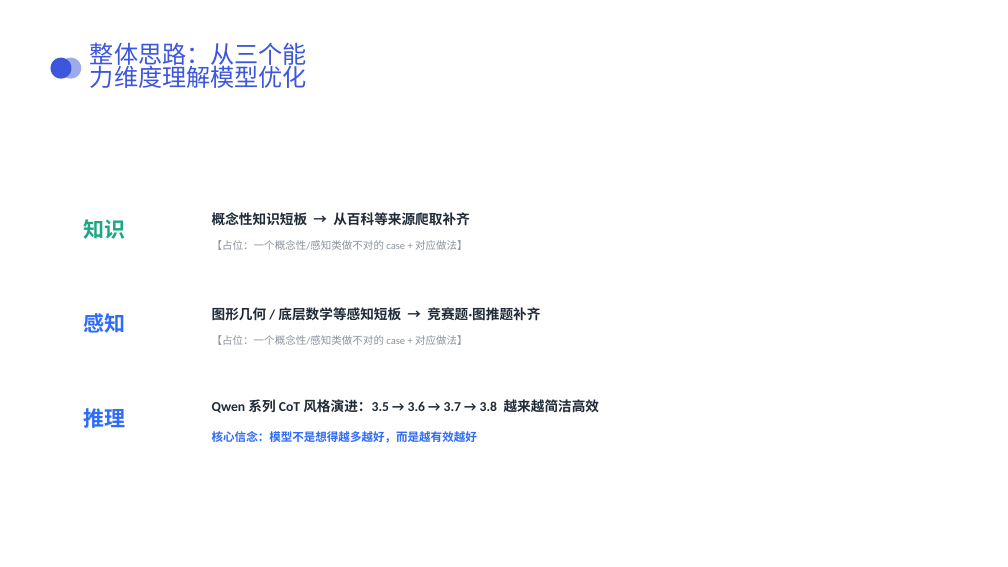
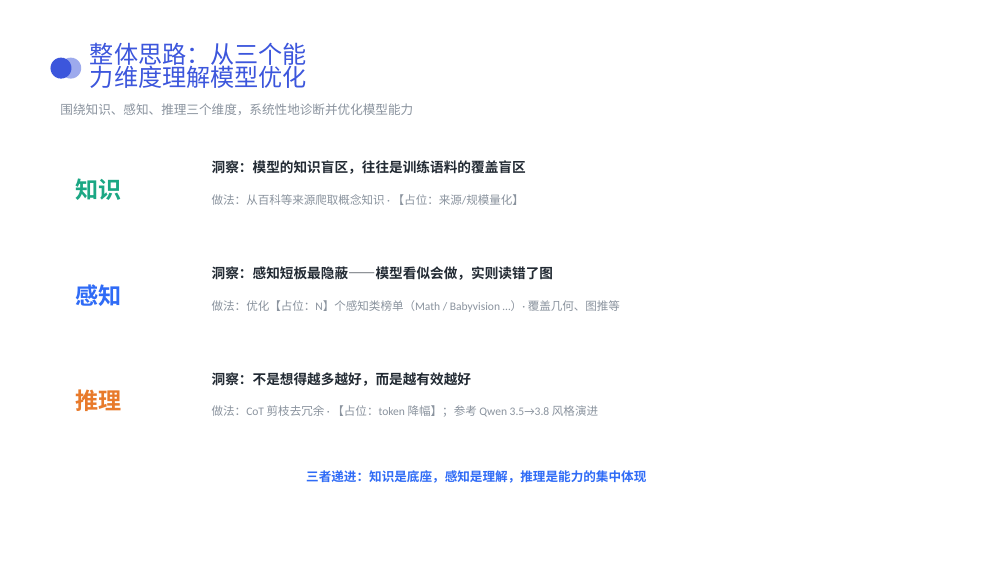
Before and after one commit to cocoastar/Anything, a slide deck: slide 4 of 答辩.pptx. Drawn at 1008x567 pixels with LibreOffice and Linux fonts; fonts in the diff are those of the drawing; background and template pictures are left out. Boxes give left, top, right and bottom in pixels: in the first picture for what was removed or moved away, otherwise in the second. Text is boxed around its words. In the diff, an @@ line names an element or a change of style, - is before the commit and + after.

Commit message:
Rework overview slide: insight + quant anchors, no badcase

```diff
--- a/答辩.pptx
+++ b/答辩.pptx
@@ text added at (60,103,413,115), 24 pt, text #8A939E @@
+围绕知识、感知、推理三个维度，系统性地诊断并优化模型能力
@@ text "知识" at (76,178,122,200): size 40 to 44 pt; more space between paragraphs @@
@@ text "知识": place and size @@
-text "知识" at (83,219,125,239)
+text "知识" at (76,178,122,200)
@@ text at (212,160,526,174): text changed; size 20 to 26 pt; text colour #8A939E to #222A33; bold on @@
-【占位：一个概念性/感知类做不对的 case + 对应做法】
+洞察：模型的知识盲区，往往是训练语料的覆盖盲区
@@ text at (212,194,524,205): text changed; size 26 to 22 pt; text colour #1F2A37 to #8A939E; bold off @@
-概念性知识短板 → 从百科等来源爬取补齐
+做法：从百科等来源爬取概念知识 · 【占位：来源/规模量化】
@@ text "感知": place and size @@
-text "感知" at (83,313,125,333)
+text "感知" at (76,284,122,306)
@@ text "感知" at (76,284,122,306): size 40 to 44 pt; more space between paragraphs @@
@@ text at (212,266,553,280): text changed; size 20 to 26 pt; text colour #8A939E to #222A33; bold on @@
-【占位：一个概念性/感知类做不对的 case + 对应做法】
+洞察：感知短板最隐蔽——模型看似会做，实则读错了图
@@ text removed at (212,307,540,321) @@
-图形几何 / 底层数学等感知短板 → 竞赛题·图推题补齐
@@ text added at (212,300,620,312), 22 pt, text #8A939E @@
+做法：优化【占位：N】个感知类榜单（Math / Babyvision …）· 覆盖几何、图推等
@@ text "推理": place and size @@
-text "推理" at (83,405,125,431)
+text "推理" at (76,389,122,411)
@@ text "推理" at (76,389,122,411): size 40 to 44 pt, text colour #2F6BF6 to #E87A2B; more space between paragraphs @@
@@ text at (212,372,471,386): text changed; size 22 to 26 pt; text colour #2F6BF6 to #222A33 @@
-核心信念：模型不是想得越多越好，而是越有效越好
+洞察：不是想得越多越好，而是越有效越好
@@ vertical alignment middle to top in 5 elements at (212,372,471,386), (212,266,553,280), (212,160,526,174), (212,194,524,205), (212,405,598,417) @@
@@ text at (212,405,598,417): text changed; size 26 to 22 pt; text colour #1F2A37 to #8A939E; bold off @@
-Qwen 系列 CoT 风格演进：3.5 → 3.6 → 3.7 → 3.8 越来越简洁高效
+做法：CoT 剪枝去冗余 · 【占位：token 降幅】；参考 Qwen 3.5→3.8 风格演进
@@ text added at (306,470,646,483), 24 pt, text #2F6BF6, bold @@
+三者递进：知识是底座，感知是理解，推理是能力的集中体现
```
